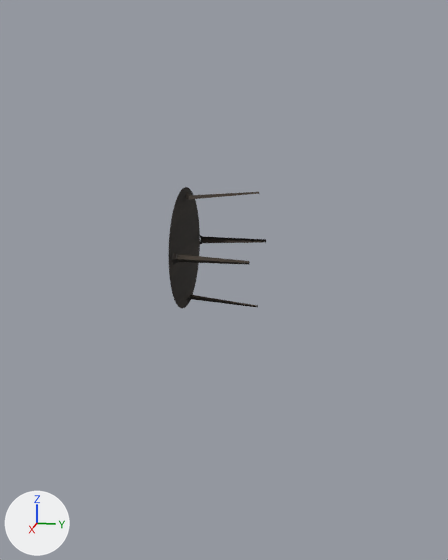
Renders of the OBJ model tokenhsi/data/dataset_dynamic_objects/train/Table_Circle/d673e433-609f-4f69-8a08-780a89795757/vis/mesh.obj from each side of a commit.
Rendered twice from a 50 mm lens placed at (3.19, 0.65, 0.63), pointed at (0.04, 0.02, -0.16). The lights are fixed; the arrows at lower left show +X, +Y and +Z. Where no turn or scale is listed for an object, it has been applied to the vertices. Vertices at the same position are counted once.
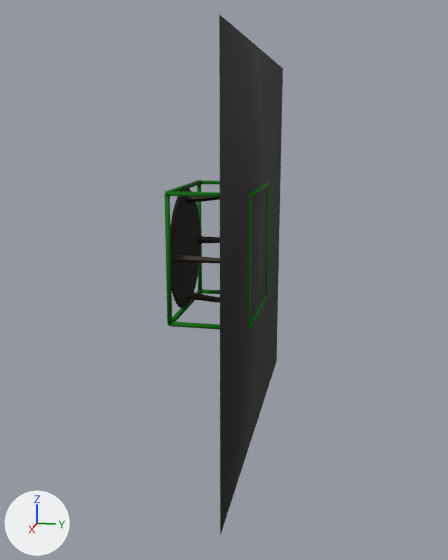
Boxes [x1, y1, x2, y2] around the edits, measured in the pictures (448 x 560 px):
```json
{"object": "mesh", "change": "reshaped", "before": [168, 187, 266, 308], "after": [164, 14, 283, 535], "on screen": "21% wider, 328% taller"}
{"part": 1, "of": "me_mesh", "change": "added", "after": [249, 182, 269, 198]}
{"part": 2, "of": "me_mesh", "change": "added", "after": [165, 180, 200, 194]}
{"part": 3, "of": "me_mesh", "change": "added", "after": [168, 290, 201, 326]}
{"part": 4, "of": "me_mesh", "change": "added", "after": [248, 294, 267, 331]}
{"part": 5, "of": "me_mesh", "change": "added", "after": [248, 195, 252, 329]}
{"part": 6, "of": "me_mesh", "change": "added", "after": [265, 186, 269, 294]}
{"part": 7, "of": "me_mesh", "change": "added", "after": [197, 184, 202, 290]}
{"part": 8, "of": "me_mesh", "change": "added", "after": [164, 194, 172, 325], "on screen": "green"}
{"part": 9, "of": "me_mesh", "change": "added", "after": [166, 191, 220, 197]}
{"part": 10, "of": "me_mesh", "change": "added", "after": [169, 321, 220, 330]}
{"part": 11, "of": "me_mesh", "change": "added", "after": [201, 289, 220, 294]}
{"part": 12, "of": "me_mesh", "change": "added", "after": [199, 180, 220, 185]}
{"part": 13, "of": "me_mesh", "change": "added", "after": [170, 189, 220, 308], "on screen": "black"}
{"part": 14, "of": "me_mesh", "change": "added", "after": [219, 14, 283, 535], "on screen": "black"}
```

Scene script edits in JSON lines:
```json
{"block": "me_mesh", "where": "# used by ob_mesh; location = (0.0, 0.0, 0.0)"}
{"op": "remove", "block": "me_mesh", "code": "me_mesh.from_pydata(...)  # 635 vertices, 1006 faces; spans x -0.325..0.325, y -0.198..0.198, z -0.325..0.325"}
{"op": "add", "block": "me_mesh", "code": "me_mesh.from_pydata(...)  # 928 vertices, 1776 faces; spans x -1.0..1.0, y -0.208..0.208, z -1.0..1.0"}
{"block": "me_mesh", "change": "me_mesh part 1: a new loose piece, a box spanning x -0.325..0.325, y 0.188..0.208, z 0.315..0.335, in mat_material_0 (picture img_material_0_png)"}
{"block": "me_mesh", "change": "me_mesh part 2: a new loose piece, a box spanning x -0.325..0.325, y -0.208..-0.188, z 0.315..0.335, in mat_material_0 (picture img_material_0_png)"}
{"block": "me_mesh", "change": "me_mesh part 3: a new loose piece, a box spanning x -0.325..0.325, y -0.208..-0.188, z -0.335..-0.315, in mat_material_0 (picture img_material_0_png)"}
{"block": "me_mesh", "change": "me_mesh part 4: a new loose piece, a box spanning x -0.325..0.325, y 0.188..0.208, z -0.335..-0.315, in mat_material_0 (picture img_material_0_png)"}
{"block": "me_mesh", "change": "me_mesh part 5: a new loose piece, a box spanning x 0.315..0.335, y 0.188..0.208, z -0.325..0.325, in mat_material_0 (picture img_material_0_png)"}
{"block": "me_mesh", "change": "me_mesh part 6: a new loose piece, a box spanning x -0.335..-0.315, y 0.188..0.208, z -0.325..0.325, in mat_material_0 (picture img_material_0_png)"}
{"block": "me_mesh", "change": "me_mesh part 7: a new loose piece, a box spanning x -0.335..-0.315, y -0.208..-0.188, z -0.325..0.325, in mat_material_0 (picture img_material_0_png)"}
{"block": "me_mesh", "change": "me_mesh part 8: a new loose piece, a box spanning x 0.315..0.335, y -0.208..-0.188, z -0.325..0.325, in mat_material_0 (picture img_material_0_png)"}
{"block": "me_mesh", "change": "me_mesh part 9: a new loose piece, a box spanning x 0.315..0.335, y -0.198..0.198, z 0.315..0.335, in mat_material_0 (picture img_material_0_png)"}
{"block": "me_mesh", "change": "me_mesh part 10: a new loose piece, a box spanning x 0.315..0.335, y -0.198..0.198, z -0.335..-0.315, in mat_material_0 (picture img_material_0_png)"}
{"block": "me_mesh", "change": "me_mesh part 11: a new loose piece, a box spanning x -0.335..-0.315, y -0.198..0.198, z -0.335..-0.315, in mat_material_0 (picture img_material_0_png)"}
{"block": "me_mesh", "change": "me_mesh part 12: a new loose piece, a box spanning x -0.335..-0.315, y -0.198..0.198, z 0.315..0.335, in mat_material_0 (picture img_material_0_png)"}
{"block": "me_mesh", "change": "me_mesh part 13: 189 vertices added at x -0.323..0.323, y -0.196..0.198, z -0.323..0.323"}
{"block": "me_mesh", "change": "me_mesh part 14: 8 vertices added at x -1.0..1.0, y 0.198..0.199, z -1.0..1.0"}
```
